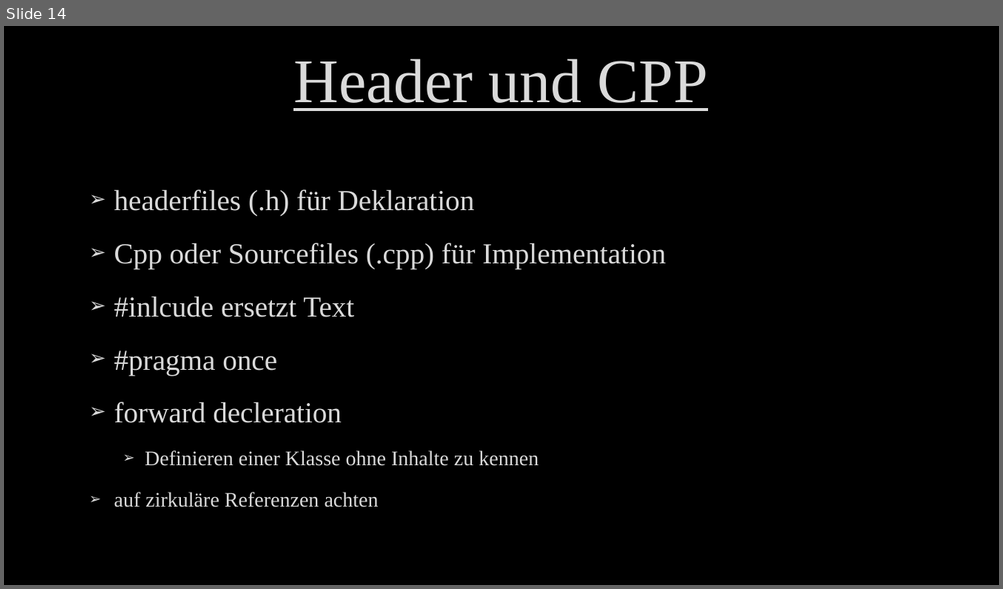
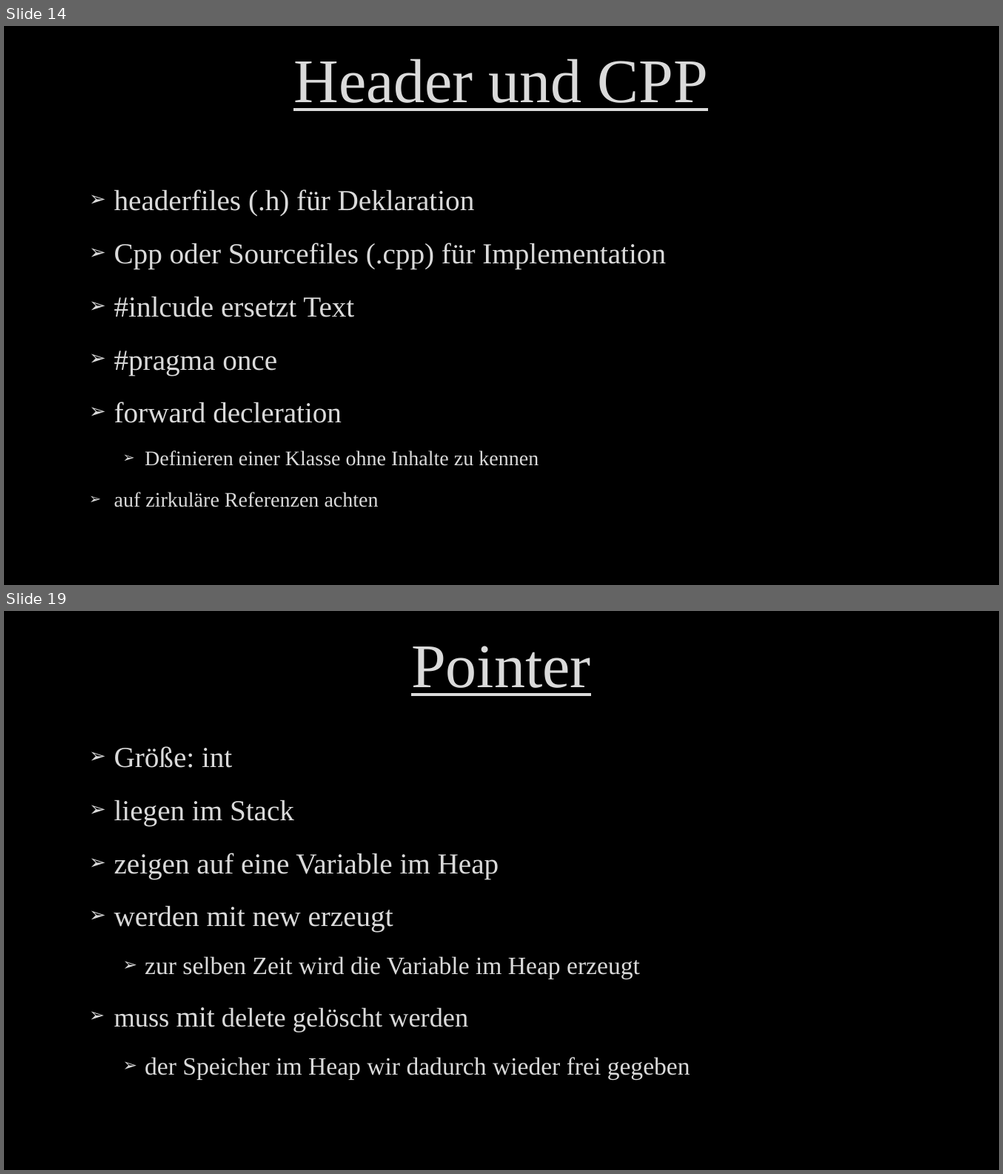
Before and after one commit to M2vH/GPA4300_0318, a slide deck: Document/Programmieren Grundlagen 2.pptx. Shown one above the other, each under a label of ours: slide 14 before the commit, slides 14 and 19 after it; the slides between them are not shown. The pictures are 1003x589 and 1003x1174 pixels, drawn with LibreOffice and Linux fonts; fonts in the diff are those of the drawing; background and template pictures are left out. Boxes give left, top, right and bottom in pixels: in the first picture for what was removed or moved away, otherwise in the second. Text is boxed around its words. In the diff, an @@ line names an element or a change of style, - is before the commit and + after.

```diff
--- a/Document/Programmieren Grundlagen 2.pptx
+++ b/Document/Programmieren Grundlagen 2.pptx
@@ slide 19 added at bbox=[4, 611, 999, 1170], background picture (left out) @@
@@ title added at bbox=[411, 646, 590, 696], 60 pt, text #DADADA, underline @@
+Pointer
@@ text added at bbox=[114, 746, 690, 1080], 24 pt, text #DADADA @@
+➢ Größe: int
+➢ liegen im Stack
+➢ zeigen auf eine Variable im Heap
+➢ werden mit new erzeugt
+  ➢ zur selben Zeit wird die Variable im Heap erzeugt
+➢ muss mit delete gelöscht werden
+  ➢ der Speicher im Heap wir dadurch wieder frei gegeben
```
Also in this commit, not shown: 7 other slides added, 20 other files.
